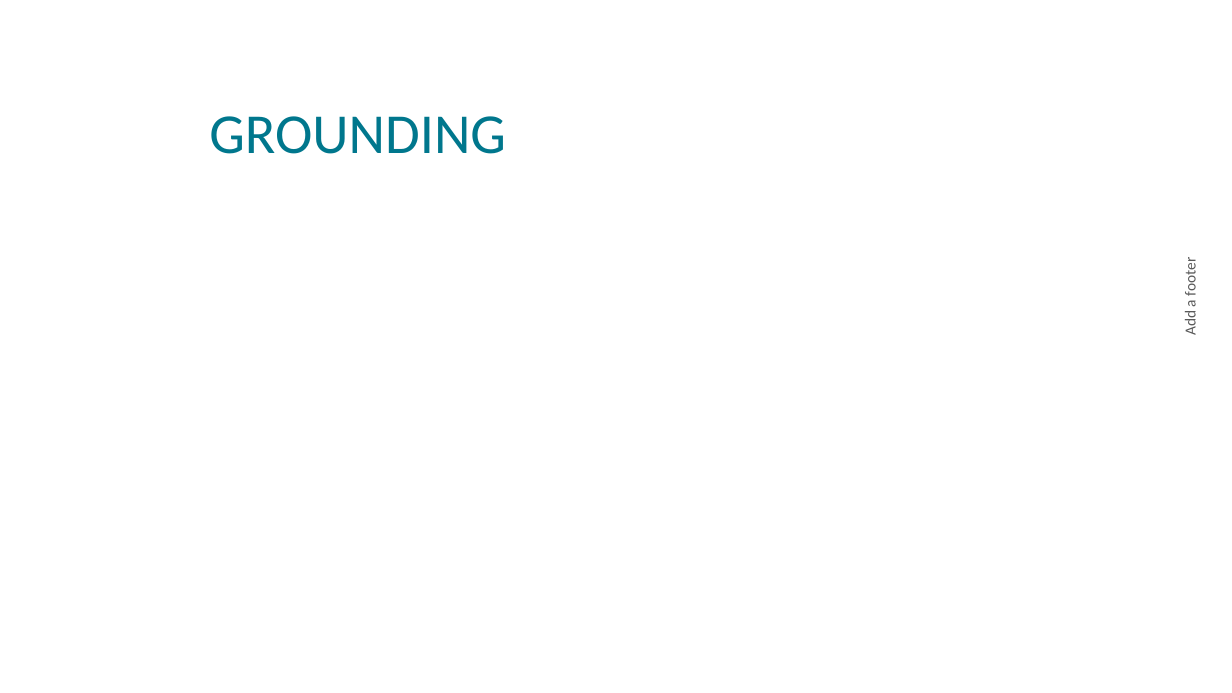
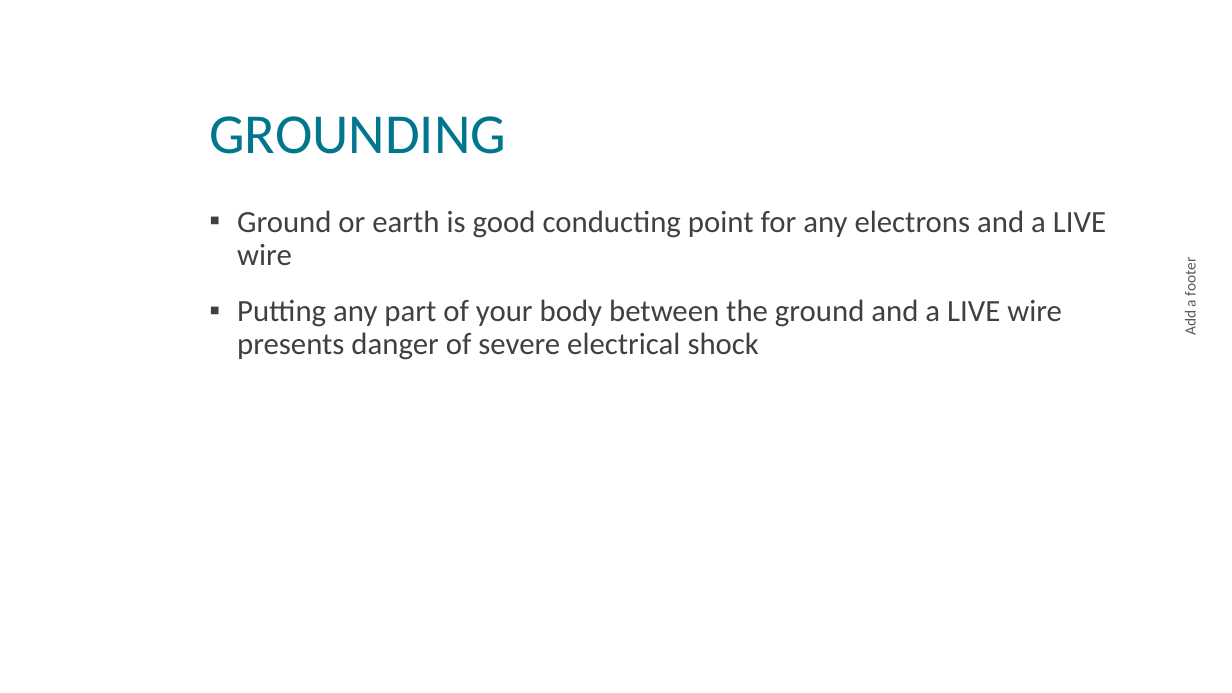
Before and after one commit to nickvertucci/Technology-Education-Curriculum, a slide deck: slide 13 of High School/Modern Electricity and Electronics/Unit 1 - Introduction, Safety & Design Process/Section 3 - Safety/Assets/Unit 1 - Section 3 - Safety.pptx. Drawn at 1232x693 pixels with LibreOffice and Linux fonts; fonts in the diff are those of the drawing; background and template pictures are left out. Boxes give left, top, right and bottom in pixels: in the first picture for what was removed or moved away, otherwise in the second. Text is boxed around its words. In the diff, an @@ line names an element or a change of style, - is before the commit and + after.

Commit message:
commut

```diff
--- a/High School/Modern Electricity and Electronics/Unit 1 - Introduction, Safety & Design Process/Section 3 - Safety/Assets/Unit 1 - Section 3 - Safety.pptx
+++ b/High School/Modern Electricity and Electronics/Unit 1 - Introduction, Safety & Design Process/Section 3 - Safety/Assets/Unit 1 - Section 3 - Safety.pptx
@@ text added at (237,210,1106,360), 24 pt, text #404040 @@
+▪ Ground or earth is good conducting point for any electrons and a LIVE wire
+▪ Putting any part of your body between the ground and a LIVE wire presents danger of severe electrical shock
```
